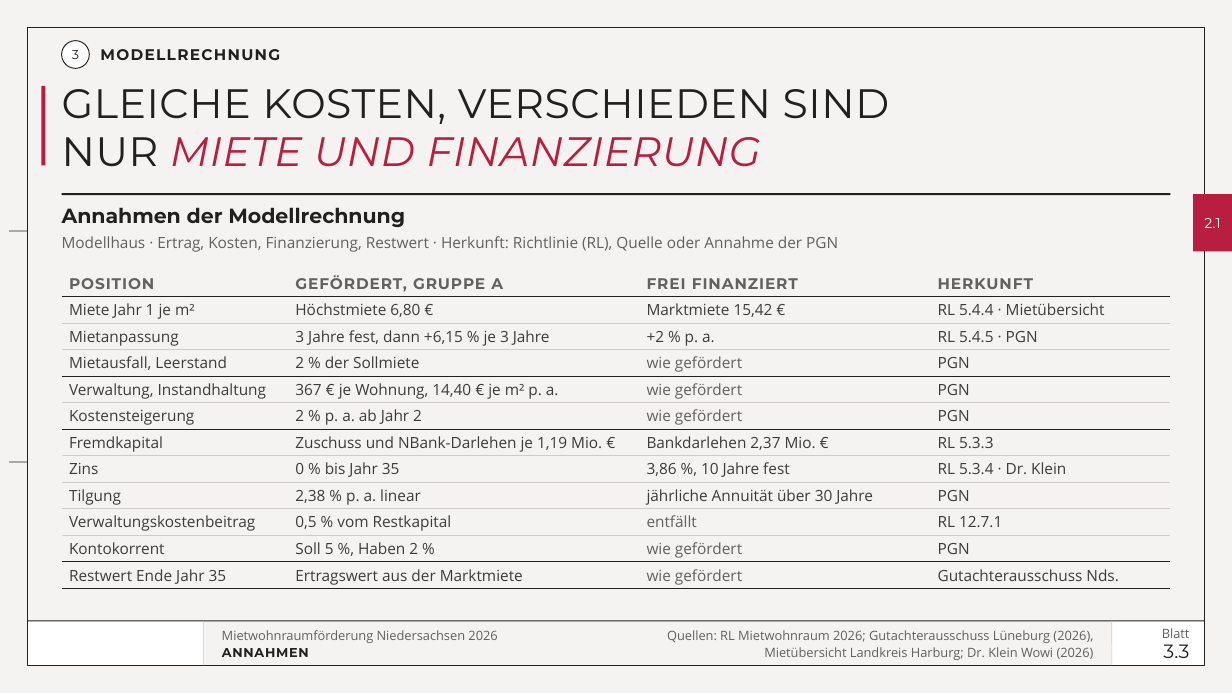
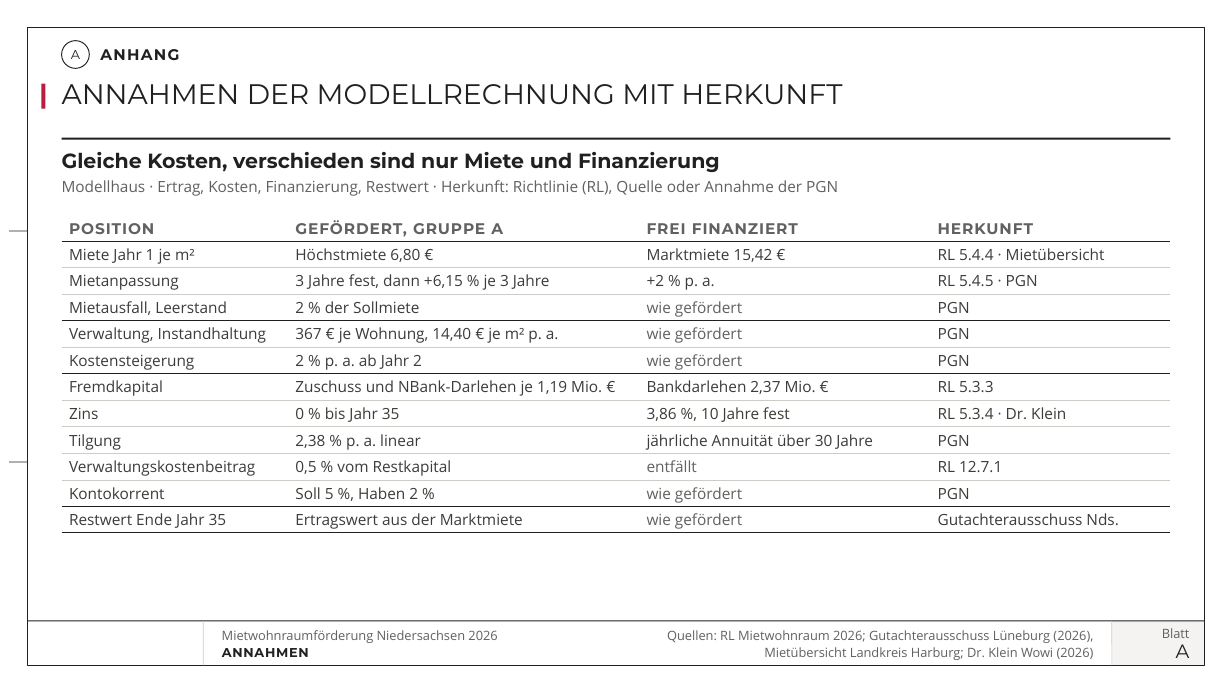
Before and after one commit to vgedaschko/NBank, a slide deck: slide 9 of konzepte/neu/schritt-2/dist/schritt-2.pptx (slide 1 before the commit). Drawn at 1232x693 pixels with LibreOffice and Linux fonts; fonts in the diff are those of the drawing; background and template pictures are left out. Boxes give left, top, right and bottom in pixels: in the first picture for what was removed or moved away, otherwise in the second. Text is boxed around its words. In the diff, an @@ line names an element or a change of style, - is before the commit and + after.

```diff
--- a/konzepte/neu/schritt-2/dist/schritt-2.pptx
+++ b/konzepte/neu/schritt-2/dist/schritt-2.pptx
@@ background #F4F3F2 to #FFFFFF @@
@@ text in ellipse at (x1=71, y1=50, x2=80, y2=59): text changed @@
-3
+A
@@ text at (x1=100, y1=49, x2=179, y2=60): text changed @@
-MODELLRECHNUNG
+ANHANG
@@ rectangle resized from (x1=42, y1=86, x2=45, y2=165) to (x1=42, y1=84, x2=45, y2=109) @@
@@ title at (x1=62, y1=84, x2=842, y2=104): text changed; size 16 to 22 pt; bold off @@
-Annahmen der Modellrechnung
+ANNAHMEN DER MODELLRECHNUNG MIT HERKUNFT
@@ title "ANNAHMEN DER MODELLRECHNUNG MIT HERKUNFT" at (x1=62, y1=84, x2=842, y2=104): vertical alignment middle to top @@
@@ 1 table, 1 text, 1 line moved together from (x1=62, y1=194, x2=1171, y2=589) to (x1=62, y1=139, x2=1171, y2=533) @@
@@ text "Gleiche Kosten, verschieden sind nur ..." at (x1=62, y1=152, x2=720, y2=172): vertical alignment top to middle @@
@@ text at (x1=62, y1=152, x2=720, y2=172): text changed; size 32 to 16 pt; bold on @@
-GLEICHE KOSTEN, VERSCHIEDEN SIND
-NUR MIETE UND FINANZIERUNG
+Gleiche Kosten, verschieden sind nur Miete und Finanzierung
@@ rectangle removed at (x1=1193, y1=194, x2=1232, y2=251) @@
-2.1
@@ rectangle at (x1=1112, y1=621, x2=1204, y2=665): fill #FFFFFF to #F4F3F2 @@
@@ text at (x1=1176, y1=644, x2=1190, y2=658): text changed @@
-3.3
+A
```
Also in this commit, not shown: 6 other slides changed, 1 slide added, 21 other files.
